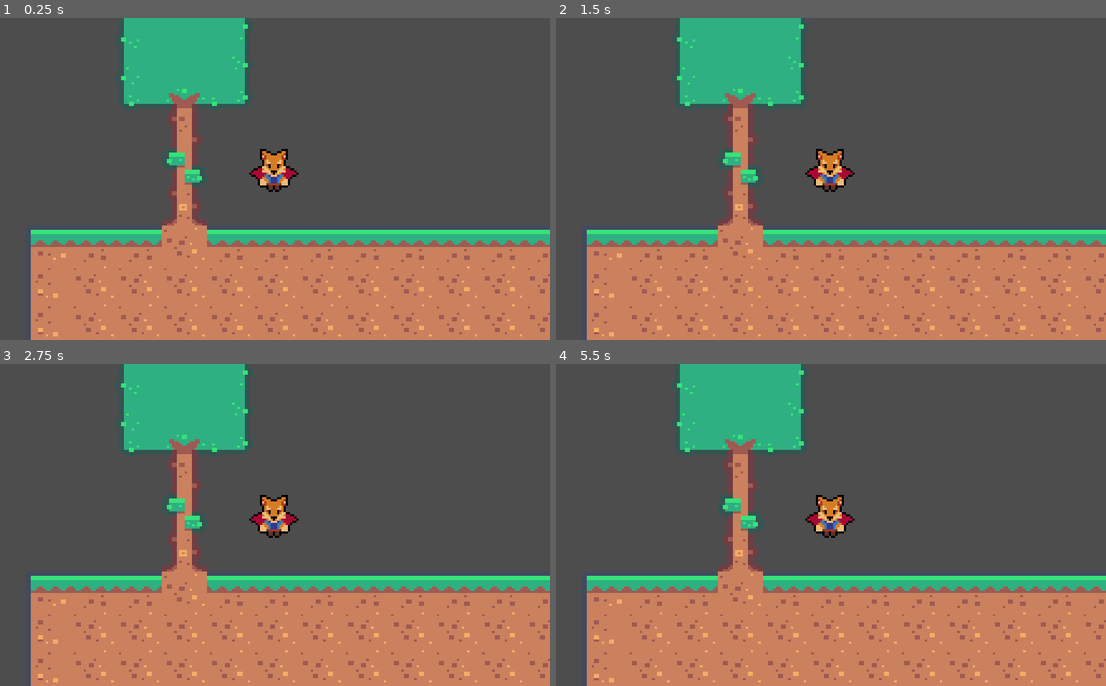
Above: before the commit, frames 1-4 (two rows, left to right).
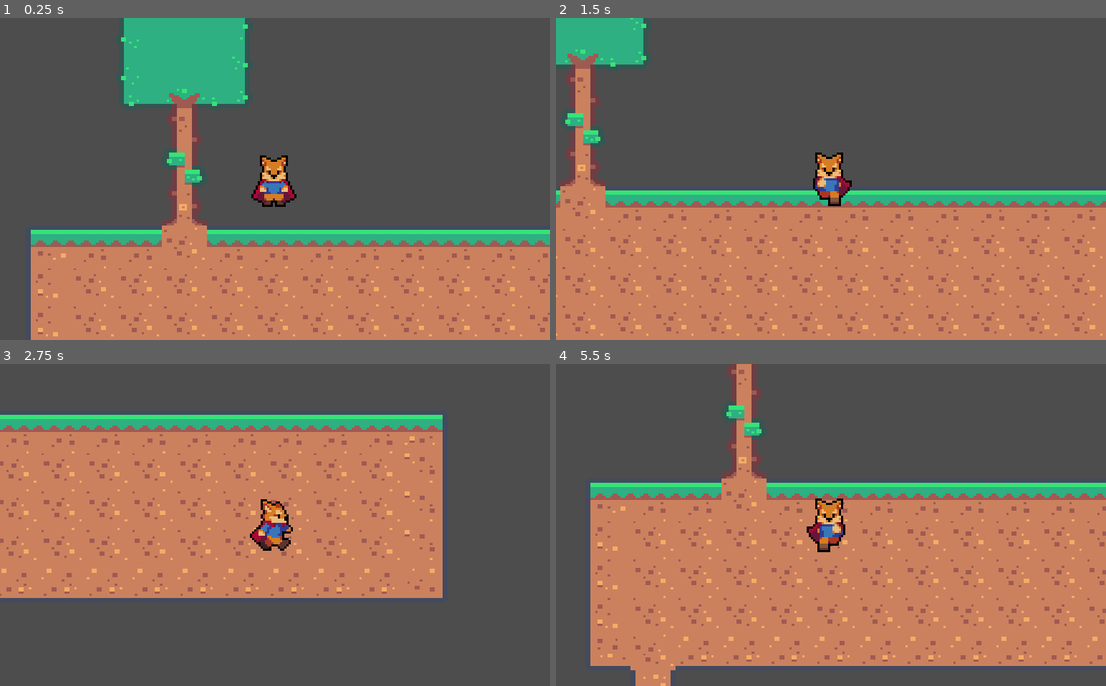
Above: after the commit, the same moments.

Repository: Plasma1504/Talon-and-the-lost-realm
Game: Godot game, scene res://World.tscn
The game is run twice, just before and just after one commit, with the same random seed, the same clock (stepped at 60 frames per second) and the same inputs.
Inputs:
- Up to frame 1 (0.25 s): no input
- Up to frame 2 (1.5 s): tap Enter at 0.5 s; hold D (right) 0.53-1.28 s; hold S (down) from 1.28 s (still down)
- Up to frame 3 (2.75 s): release S (down) at 2.03 s; hold D (right) from 2.03 s (still down)
- Up to frame 4 (5.5 s): release D (right) at 2.78 s; hold W (up) 2.78-3.53 s; hold A (left) 3.53-5.03 s; hold S (down) from 5.03 s (still down)

The runs differ from the first frame. In frame 1, 1.0% of the frame differs, in the area x 45-55%, y 40-59%; in frame 2, 36%; in frame 3, 74%, in the area x 0-100%, y 0-100%; in frame 4, 47%.

Commit message:
Walk & Idle State Machine
He can run again and has the animations for running and standig still again
Error when running or standing to the left (prob. need to mirror the right animation)

Diff:
--- a/Player/Scripts/player.gd
+++ b/Player/Scripts/player.gd
@@ -26,29 +26,22 @@
 
 
 
-
 func SetDirection() -> bool:
 	var new_dir : Vector2 = cardinal_direction
-
 	if direction == Vector2.ZERO:
 		return false
 
-	# Determine direction with priority to horizontal movement
-	if direction.x < 0:
-		new_dir = Vector2.LEFT
-	elif direction.x > 0:
-		new_dir = Vector2.RIGHT
-	elif direction.y < 0:
-		new_dir = Vector2.UP
-	elif direction.y > 0:
-		new_dir = Vector2.DOWN
+	if direction.y == 0:
+		new_dir = Vector2.LEFT if direction.x < 0 else Vector2.RIGHT
+	elif direction.x ==0:
+		new_dir = Vector2.UP if direction.y < 0 else Vector2.DOWN
 
 	if new_dir == cardinal_direction:
 		return false
 
 	cardinal_direction = new_dir
+	sprite.scale.x = -1 if cardinal_direction ==Vector2.LEFT else 1
 	return true
-
 
 
 
--- a/Player/Scripts/player_state_machine.gd
+++ b/Player/Scripts/player_state_machine.gd
@@ -31,6 +31,7 @@
 	for c in get_children():
 		if c is State:
 			states.append(c)
+
 	if states.size() > 0:
 		states[0].player = _player
 		ChangeState( states[0] )
--- /dev/null
+++ b/Player/Scripts/state_idle.gd
@@ -0,0 +1,36 @@
+class_name State_Idle extends State
+
+@onready var walk : State = $"../Walk"
+
+## What happens when the player enteres this state?
+func Enter() -> void:
+	player.UpdateAnimation("idle")
+	pass
+
+
+
+## What happens when the Player exits this state?
+func Exit() ->void:
+	pass
+
+
+
+## What happens during the _process update in this state?
+func Process(_delta: float) -> State:
+	if player.direction != Vector2.ZERO:
+		return walk
+	player.velocity = Vector2.ZERO
+	return null
+
+
+
+## What happens during the _physiscs_process update in this state?
+func Physics(_delta: float) -> State:
+	return null
+
+
+
+
+## What happens with the input events in this state?
+func HandleInput(_event: InputEvent) -> State:
+	return null
--- /dev/null
+++ b/Player/Scripts/state_walk.gd
@@ -0,0 +1,34 @@
+class_name State_Walk extends State
+
+@export var move_speed : float = 100.0
+
+@onready var idle : State = $"../Idle"
+
+
+## What happens when the player enteres this state?
+func Enter() -> void:
+	player.UpdateAnimation("walk")
+	pass
+
+## What happens when the Player exits this state?
+func Exit() ->void:
+	pass
+
+## What happens during the _process update in this state?
+func Process(_delta: float) -> State:
+	if player.direction == Vector2.ZERO:
+		return idle
+
+	player.velocity = player.direction * move_speed
+
+	if player.SetDirection():
+		player.UpdateAnimation("walk")
+	return null
+
+## What happens during the _physiscs_process update in this state?
+func Physics(_delta: float) -> State:
+	return null
+
+## What happens with the input events in this state?
+func HandleInput(_event: InputEvent) -> State:
+	return null
--- a/Player/player.tscn
+++ b/Player/player.tscn
@@ -1,8 +1,10 @@
-[gd_scene load_steps=19 format=3 uid="uid://cooxas2d1guhx"]
+[gd_scene load_steps=21 format=3 uid="uid://cooxas2d1guhx"]
 
 [ext_resource type="Script" path="res://Player/Scripts/player.gd" id="1_avjdp"]
 [ext_resource type="Texture2D" uid="uid://dmyweya2pgjjt" path="res://Player/Player.png" id="2_d8r70"]
 [ext_resource type="Script" path="res://Player/Scripts/player_state_machine.gd" id="3_shvw6"]
+[ext_resource type="Script" path="res://Player/Scripts/state_idle.gd" id="4_kiinl"]
+[ext_resource type="Script" path="res://Player/Scripts/state_walk.gd" id="5_wr3m2"]
 
 [sub_resource type="CapsuleShape2D" id="CapsuleShape2D_3xffe"]
 radius = 5.0
@@ -159,8 +161,62 @@
 "values": [6]
 }
 
+[sub_resource type="Animation" id="Animation_drdqa"]
+resource_name = "walk_left"
+length = 0.6
+loop_mode = 1
+step = 0.1
+tracks/0/type = "value"
+tracks/0/imported = false
+tracks/0/enabled = true
+tracks/0/path = NodePath("Sprite2D:frame")
+tracks/0/interp = 1
+tracks/0/loop_wrap = true
+tracks/0/keys = {
+"times": PackedFloat32Array(0, 0.1, 0.2, 0.3, 0.4, 0.5),
+"transitions": PackedFloat32Array(1, 1, 1, 1, 1, 1),
+"update": 1,
+"values": [13, 14, 15, 16, 17, 12]
+}
+
+[sub_resource type="Animation" id="Animation_b78wj"]
+resource_name = "walk_up"
+length = 0.6
+loop_mode = 1
+step = 0.1
+tracks/0/type = "value"
+tracks/0/imported = false
+tracks/0/enabled = true
+tracks/0/path = NodePath("Sprite2D:frame")
+tracks/0/interp = 1
+tracks/0/loop_wrap = true
+tracks/0/keys = {
+"times": PackedFloat32Array(0, 0.1, 0.2, 0.3, 0.4, 0.5),
+"transitions": PackedFloat32Array(1, 1, 1, 1, 1, 1),
+"update": 1,
+"values": [7, 8, 9, 10, 11, 6]
+}
+
+[sub_resource type="Animation" id="Animation_ju070"]
+resource_name = "walk_right"
+length = 0.6
+loop_mode = 1
+step = 0.1
+tracks/0/type = "value"
+tracks/0/imported = false
+tracks/0/enabled = true
+tracks/0/path = NodePath("Sprite2D:frame")
+tracks/0/interp = 1
+tracks/0/loop_wrap = true
+tracks/0/keys = {
+"times": PackedFloat32Array(0, 0.1, 0.2, 0.3, 0.4, 0.5),
+"transitions": PackedFloat32Array(1, 1, 1, 1, 1, 1),
+"update": 1,
+"values": [1, 2, 3, 4, 5, 0]
+}
+
 [sub_resource type="Animation" id="Animation_eo0wl"]
-resource_name = "run_down"
+resource_name = "walk_down"
 length = 0.6
 loop_mode = 1
 step = 0.1
@@ -175,60 +231,6 @@
 "transitions": PackedFloat32Array(1, 1, 1, 1, 1, 1),
 "update": 1,
 "values": [19, 20, 21, 22, 23, 18]
-}
-
-[sub_resource type="Animation" id="Animation_drdqa"]
-resource_name = "run_left"
-length = 0.6
-loop_mode = 1
-step = 0.1
-tracks/0/type = "value"
-tracks/0/imported = false
-tracks/0/enabled = true
-tracks/0/path = NodePath("Sprite2D:frame")
-tracks/0/interp = 1
-tracks/0/loop_wrap = true
-tracks/0/keys = {
-"times": PackedFloat32Array(0, 0.1, 0.2, 0.3, 0.4, 0.5),
-"transitions": PackedFloat32Array(1, 1, 1, 1, 1, 1),
-"update": 1,
-"values": [13, 14, 15, 16, 17, 12]
-}
-
-[sub_resource type="Animation" id="Animation_ju070"]
-resource_name = "run_right"
-length = 0.6
-loop_mode = 1
-step = 0.1
-tracks/0/type = "value"
-tracks/0/imported = false
-tracks/0/enabled = true
-tracks/0/path = NodePath("Sprite2D:frame")
-tracks/0/interp = 1
-tracks/0/loop_wrap = true
-tracks/0/keys = {
-"times": PackedFloat32Array(0, 0.1, 0.2, 0.3, 0.4, 0.5),
-"transitions": PackedFloat32Array(1, 1, 1, 1, 1, 1),
-"update": 1,
-"values": [1, 2, 3, 4, 5, 0]
-}
-
-[sub_resource type="Animation" id="Animation_b78wj"]
-resource_name = "run_up"
-length = 0.6
-loop_mode = 1
-step = 0.1
-tracks/0/type = "value"
-tracks/0/imported = false
-tracks/0/enabled = true
-tracks/0/path = NodePath("Sprite2D:frame")
-tracks/0/interp = 1
-tracks/0/loop_wrap = true
-tracks/0/keys = {
-"times": PackedFloat32Array(0, 0.1, 0.2, 0.3, 0.4, 0.5),
-"transitions": PackedFloat32Array(1, 1, 1, 1, 1, 1),
-"update": 1,
-"values": [7, 8, 9, 10, 11, 6]
 }
 
 [sub_resource type="AnimationLibrary" id="AnimationLibrary_ynvxf"]
@@ -242,10 +244,10 @@
 "idle_left": SubResource("Animation_hyulo"),
 "idle_right": SubResource("Animation_rvkew"),
 "idle_up": SubResource("Animation_iida5"),
-"run_down": SubResource("Animation_eo0wl"),
-"run_left": SubResource("Animation_drdqa"),
-"run_right": SubResource("Animation_ju070"),
-"run_up": SubResource("Animation_b78wj")
+"walk_down": SubResource("Animation_eo0wl"),
+"walk_left": SubResource("Animation_drdqa"),
+"walk_right": SubResource("Animation_ju070"),
+"walk_up": SubResource("Animation_b78wj")
 }
 
 [node name="Player" type="CharacterBody2D"]
@@ -273,5 +275,7 @@
 script = ExtResource("3_shvw6")
 
 [node name="Idle" type="Node" parent="StateMachine"]
+script = ExtResource("4_kiinl")
 
 [node name="Walk" type="Node" parent="StateMachine"]
+script = ExtResource("5_wr3m2")
